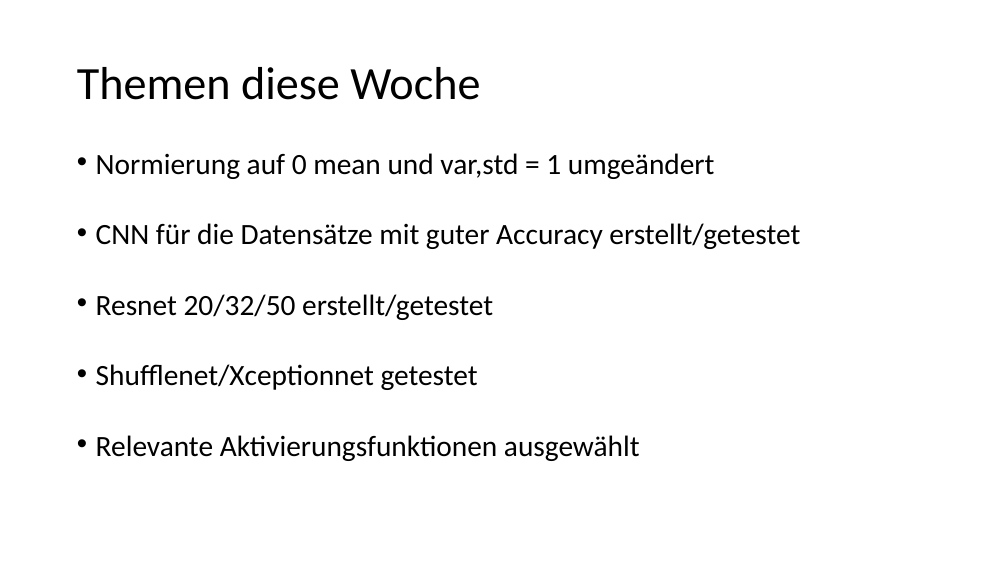
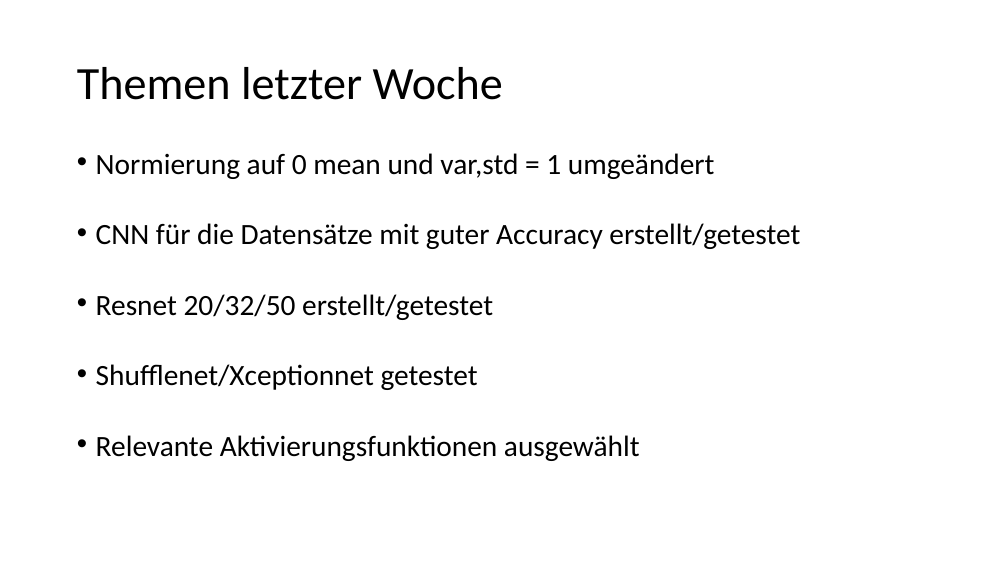
Before and after one commit to resist95/activation-ba, a slide deck: slide 2 of Review der Woche.odp (slide 3 before the commit). Drawn at 1008x567 pixels with LibreOffice and Linux fonts; fonts in the diff are those of the drawing. Boxes give left, top, right and bottom in pixels: in the first picture for what was removed or moved away, otherwise in the second. Text is boxed around its words. In the diff, an @@ line names an element or a change of style, - is before the commit and + after.

```diff
--- a/Review der Woche.odp
+++ b/Review der Woche.odp
@@ title at (77, 67, 503, 100): text changed @@
-Themen diese Woche
+Themen letzter Woche
```
Also in this commit, not shown: 1 other slide changed, 2 slides added, 13 slides removed, 1 other file.
